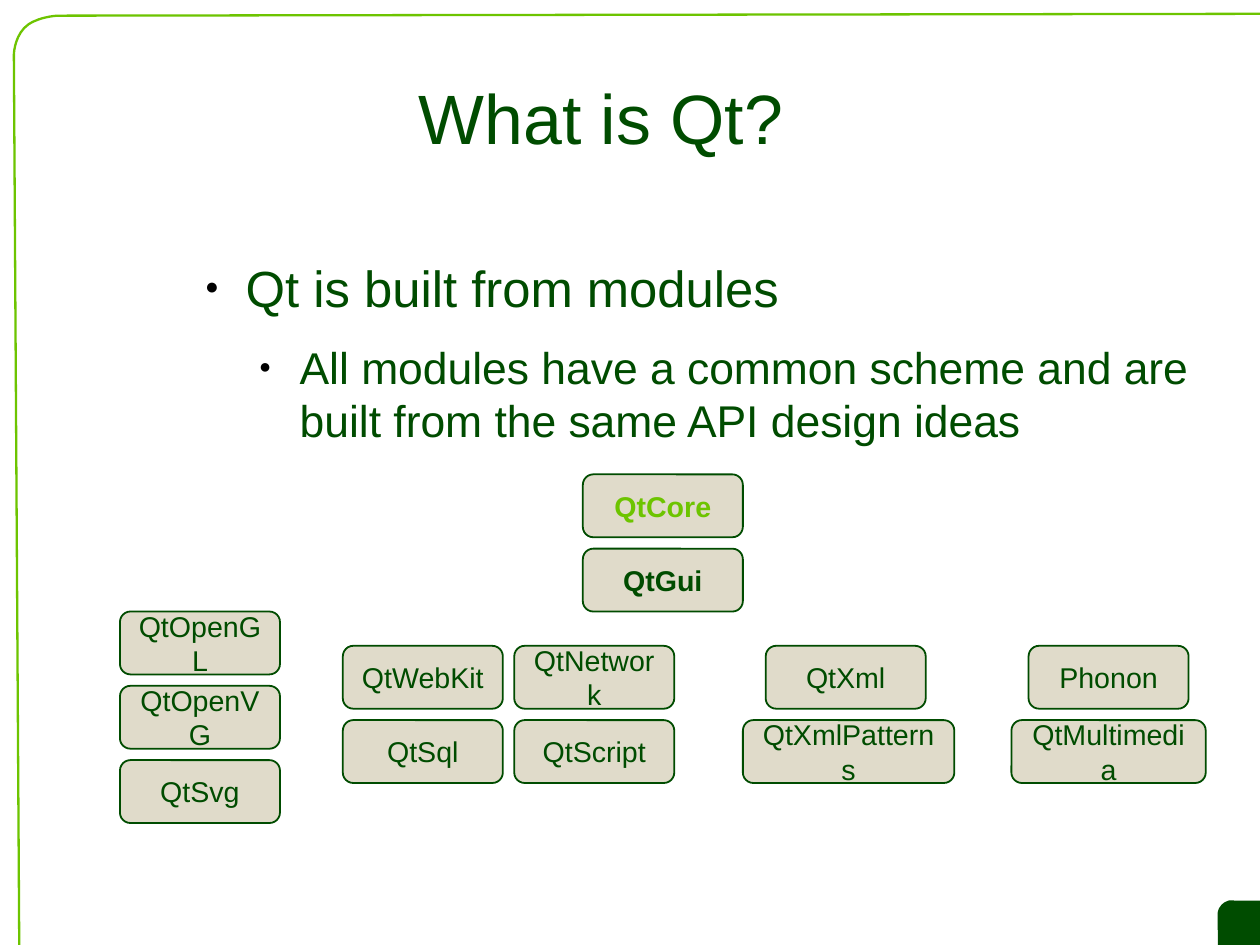
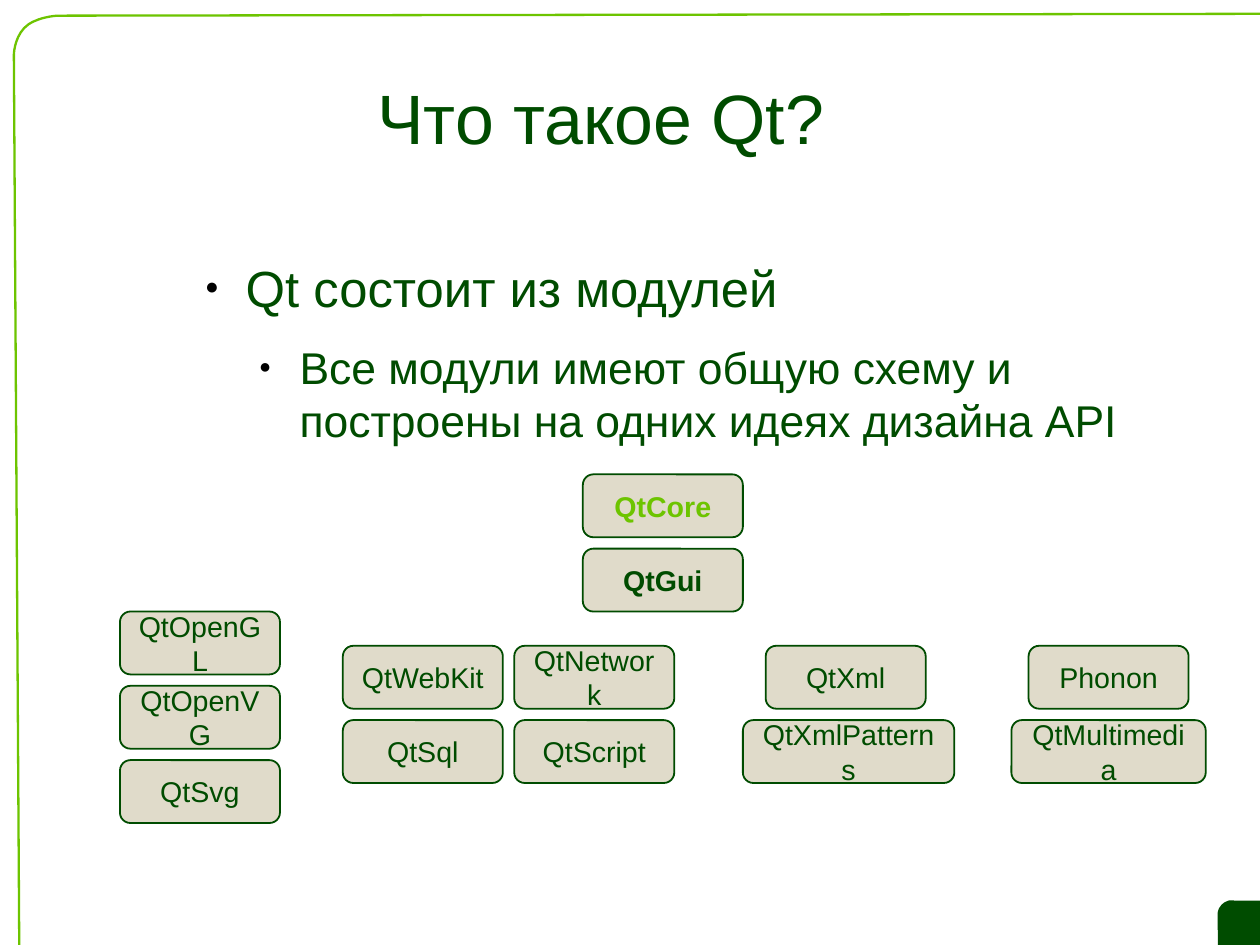
Before and after one commit to saa/qecm, a slide deck: slide 4 of L1/L1 Slides.odp. Drawn at 1260x945 pixels with LibreOffice and Linux fonts; fonts in the diff are those of the drawing; background and template pictures are left out. Boxes give left, top, right and bottom in pixels: in the first picture for what was removed or moved away, otherwise in the second. Text is boxed around its words. In the diff, an @@ line names an element or a change of style, - is before the commit and + after.

```diff
--- a/L1/L1 Slides.odp
+++ b/L1/L1 Slides.odp
@@ title at (377, 95, 824, 157): text changed @@
-What is Qt?
+Что такое Qt?
@@ text at (246, 269, 1117, 446): text changed @@
-● Qt is built from modules
-  ● All modules have a common scheme and are built from the same API design ideas
+● Qt состоит из модулей
+  ● Все модули имеют общую схему и построены на одних идеях дизайна API
```
Also in this commit, not shown: 14 other slides changed, 9 slides added, 9 slides removed, 1 other file.
